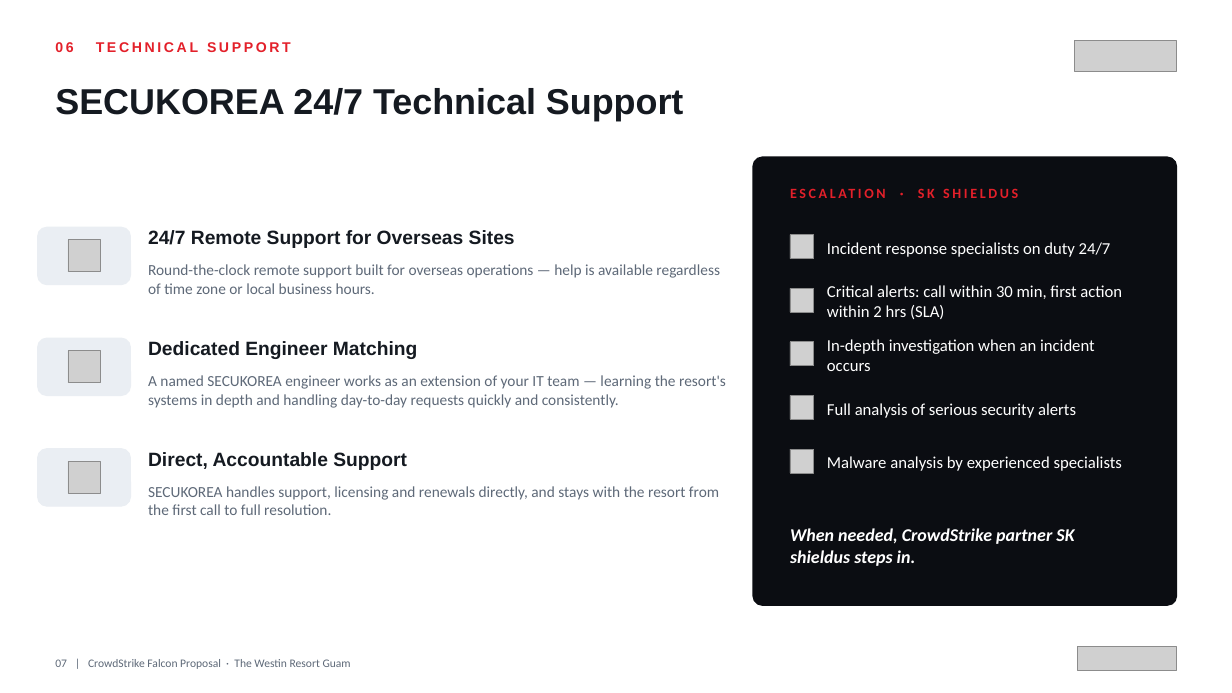
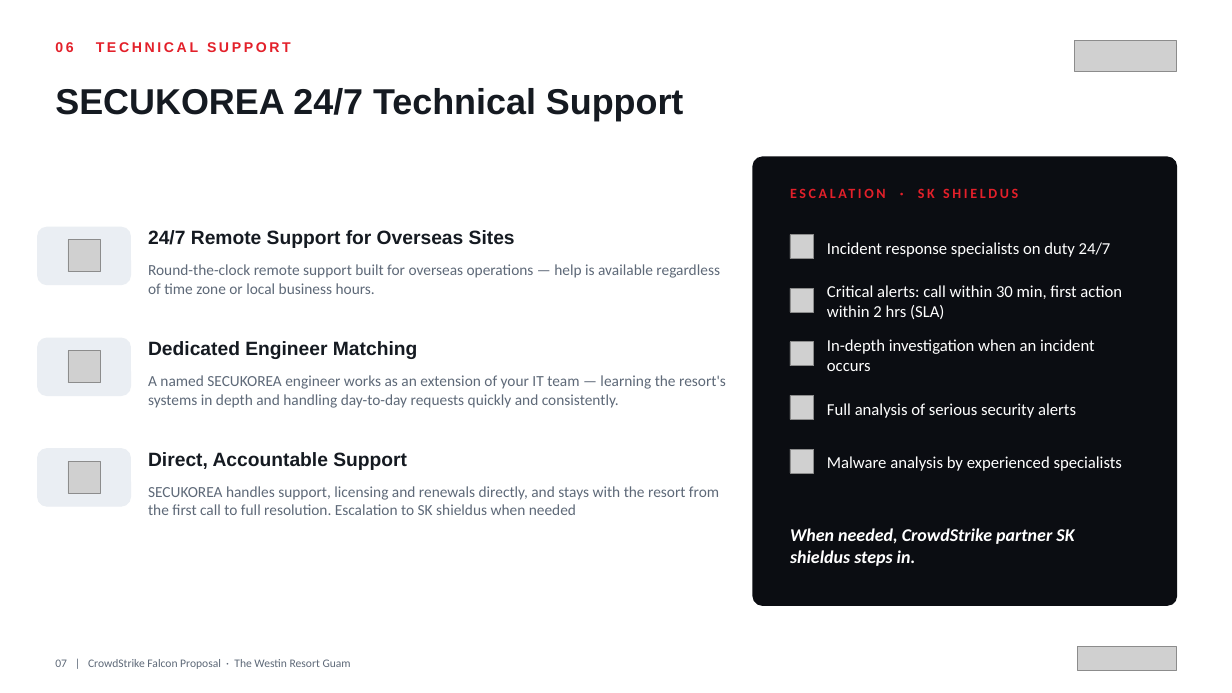
Before and after one commit to BigLee-Creator/Recommendations, a slide deck: slide 7 of ENG._CrowdStrike_Falcon_Proposal_for_Westin_Resort_Guam_SECUKOREA.pptx. Drawn at 1232x693 pixels with LibreOffice and Linux fonts; fonts in the diff are those of the drawing; grey boxes stand for pictures. Boxes give left, top, right and bottom in pixels: in the first picture for what was removed or moved away, otherwise in the second. Text is boxed around its words. In the diff, an @@ line names an element or a change of style, - is before the commit and + after.

```diff
--- a/ENG._CrowdStrike_Falcon_Proposal_for_Westin_Resort_Guam_SECUKOREA.pptx
+++ b/ENG._CrowdStrike_Falcon_Proposal_for_Westin_Resort_Guam_SECUKOREA.pptx
@@ text at bbox=[148, 486, 719, 515]: text changed @@
-SECUKOREA handles support, licensing and renewals directly, and stays with the resort from the first call to full resolution.
+SECUKOREA handles support, licensing and renewals directly, and stays with the resort from the first call to full resolution. Escalation to SK shieldus when needed
```
Also in this commit, not shown: 1 other slide changed, 1 other file.
